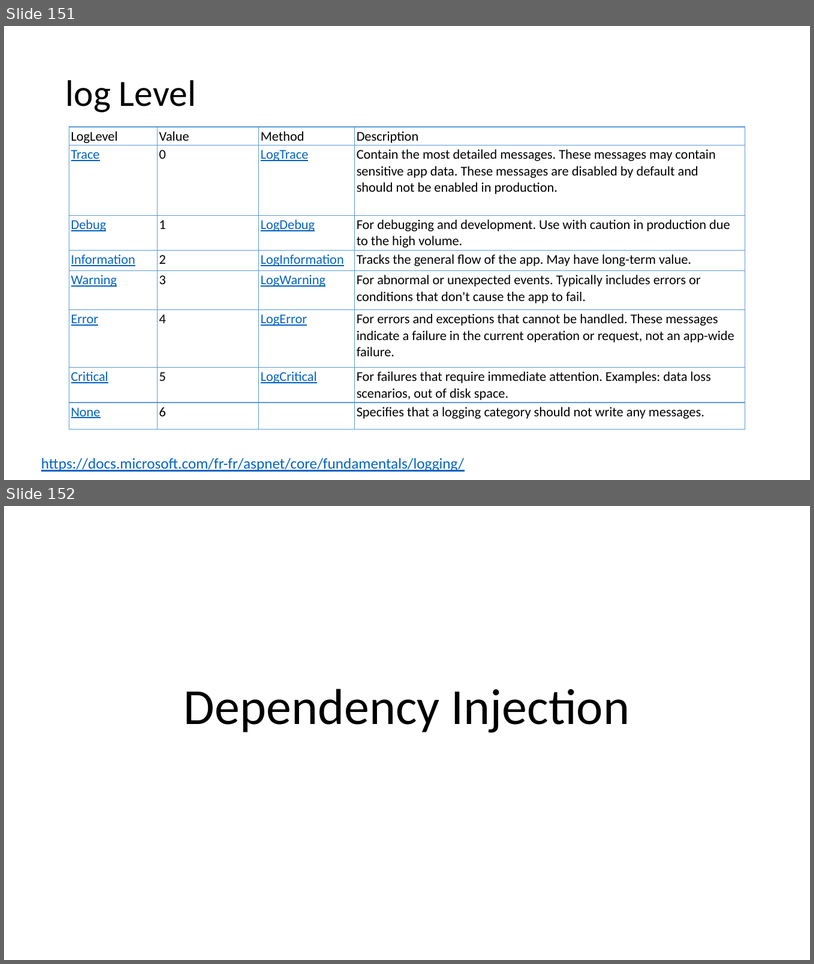
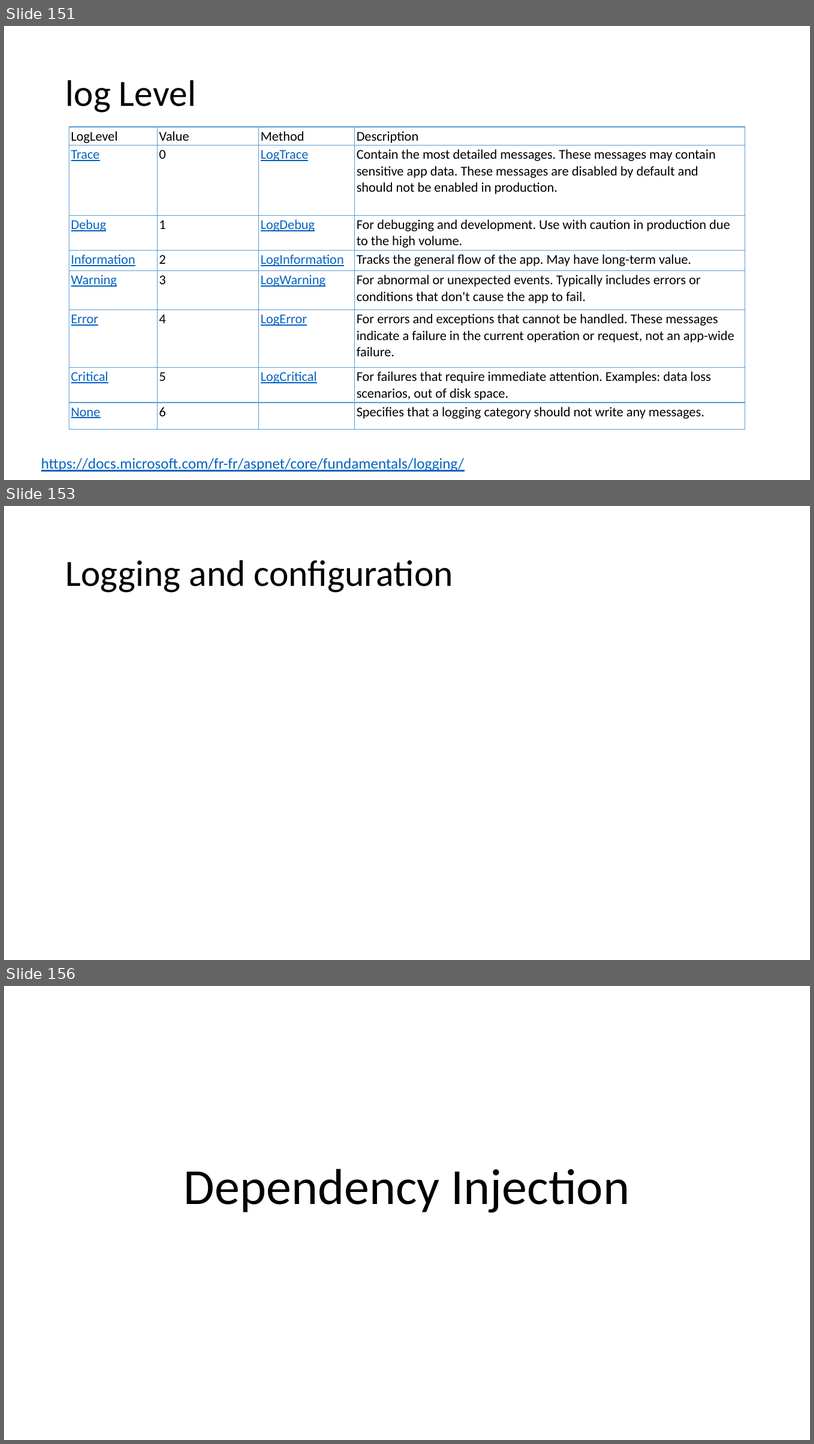
Before and after one commit to guillaume-chervet/course.dotnet, a slide deck: documentations/dotnet.pptx. Shown one above the other, each under a label of ours: slides 151 and 152 before the commit, slides 151, 153 and 156 after it; the slides between them are not shown. The pictures are 814x964 and 814x1444 pixels, drawn with LibreOffice and Linux fonts; fonts in the diff are those of the drawing. Boxes give left, top, right and bottom in pixels: in the first picture for what was removed or moved away, otherwise in the second. Text is boxed around its words. In the diff, an @@ line names an element or a change of style, - is before the commit and + after.

```diff
--- a/documentations/dotnet.pptx
+++ b/documentations/dotnet.pptx
@@ slide 153 added at [4,506,810,960], background #FFFFFF @@
@@ title added at [65,560,453,592], 44 pt, text #000000 @@
+Logging and configuration
@@ what was slide 152 is now slide 156 @@
```
Also in this commit, not shown: 1 slide changed, 5 other slides added.
